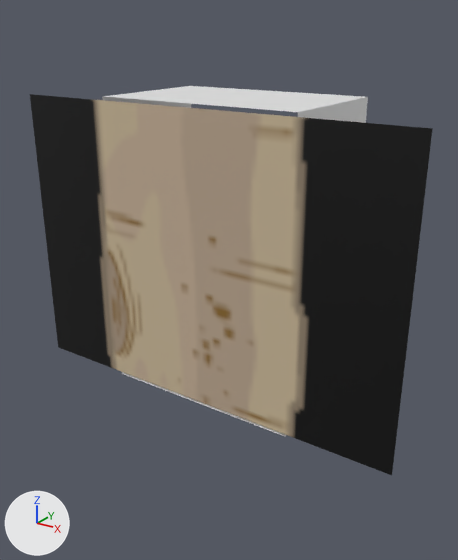
The Blender file Content/PuffBOMB/3D/Mountain/LightLogV5.blend as it was, and as the next commit left it.
Before and after are seen from a camera (50 mm lens) standing at (7.72, -7.01, 5.07) and looking at (2.96, 0.0, 1.67). The lights are fixed; the arrows at lower left show +X, +Y and +Z.
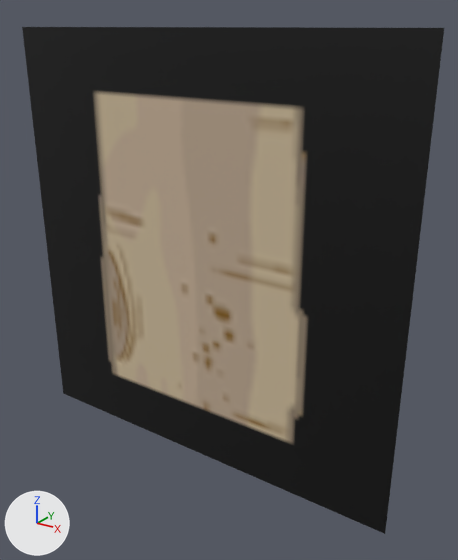
What differs and where, as boxes (x1, y1, x2, y2) in the pictures (458 x 560 px):
'Plane', recoloured, reshaped (beige to brown, 33% taller)
    before: (30, 94, 433, 475)
    after: (22, 27, 444, 534)
'Cube', unchanged, covered by the edit
    before: (102, 86, 368, 436)

The change, as a list of edits to the scene's bpy script:
```text
Add img_lightlog5_png_001:
    img_lightlog5_png_001 = load_image('LightLog5.png.001', '../../Textures/Foregrounds/Mountain/LightLog5.png', 88, 104, 'Non-Color')
Add mat_lightlog5_png_001:
    mat_lightlog5_png_001 = principled_material('LightLog5.png.001')
    mat_lightlog5_png_001.texture = img_lightlog5_png_001
Change me_plane:
    where me_plane.from_pydata(...)  # 4 vertices, 1 face; spans x 0.0..0.703, y 0.0..1.0, z 0.2
    used by ob_plane; location = (5.85, 0.4, 0.05); rotation_euler = (1.571, -1.571, 0.0), in degrees (90, -90, 0); scale = (5.83, 5.83, 5.83)
    remove me_plane.materials.append(mat_lightlog5_png)  # picture img_lightlog5_png
    me_plane part 1
    me_plane.vertices[0].co: (0.703, 1.0, 0.2) -> (0.857, 1.0, 0.2)  # pixel (29, 94) -> pixel (22, 26)
    me_plane.vertices[1].co: (0.703, 0.0, 0.2) -> (0.857, 0.0, 0.2)  # pixel (432, 128) -> pixel (444, 27)
    me_plane.vertices[2].co: (0.0, 0.0, 0.2) -> (-0.154, 0.0, 0.2)  # pixel (391, 475) -> pixel (385, 534)
    me_plane.vertices[3].co: (0.0, 1.0, 0.2) -> (-0.154, 1.0, 0.2)  # pixel (58, 347) -> pixel (63, 393)
    add me_plane.materials.append(mat_lightlog5_png_001)  # picture img_lightlog5_png_001
```
